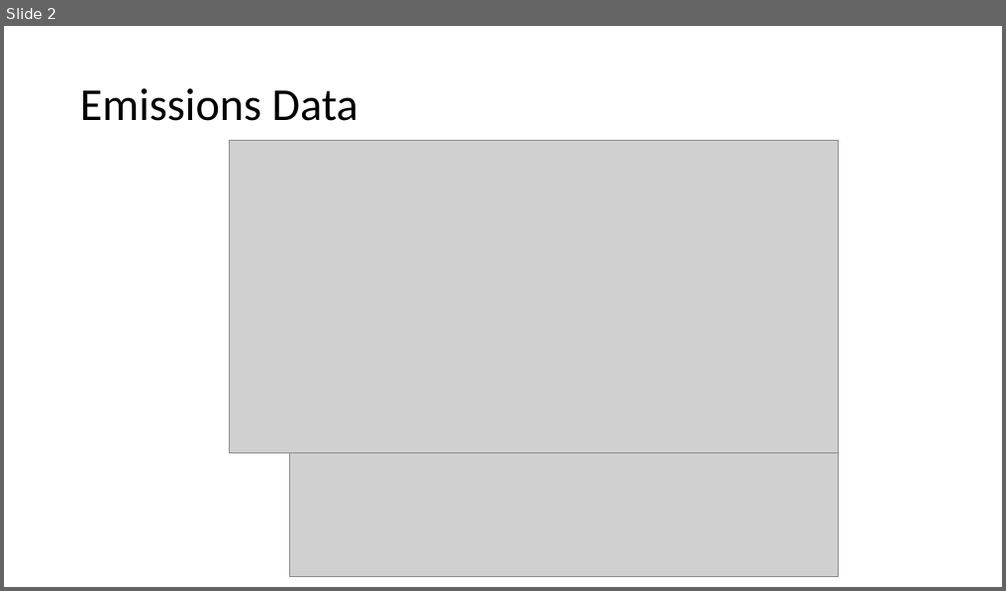
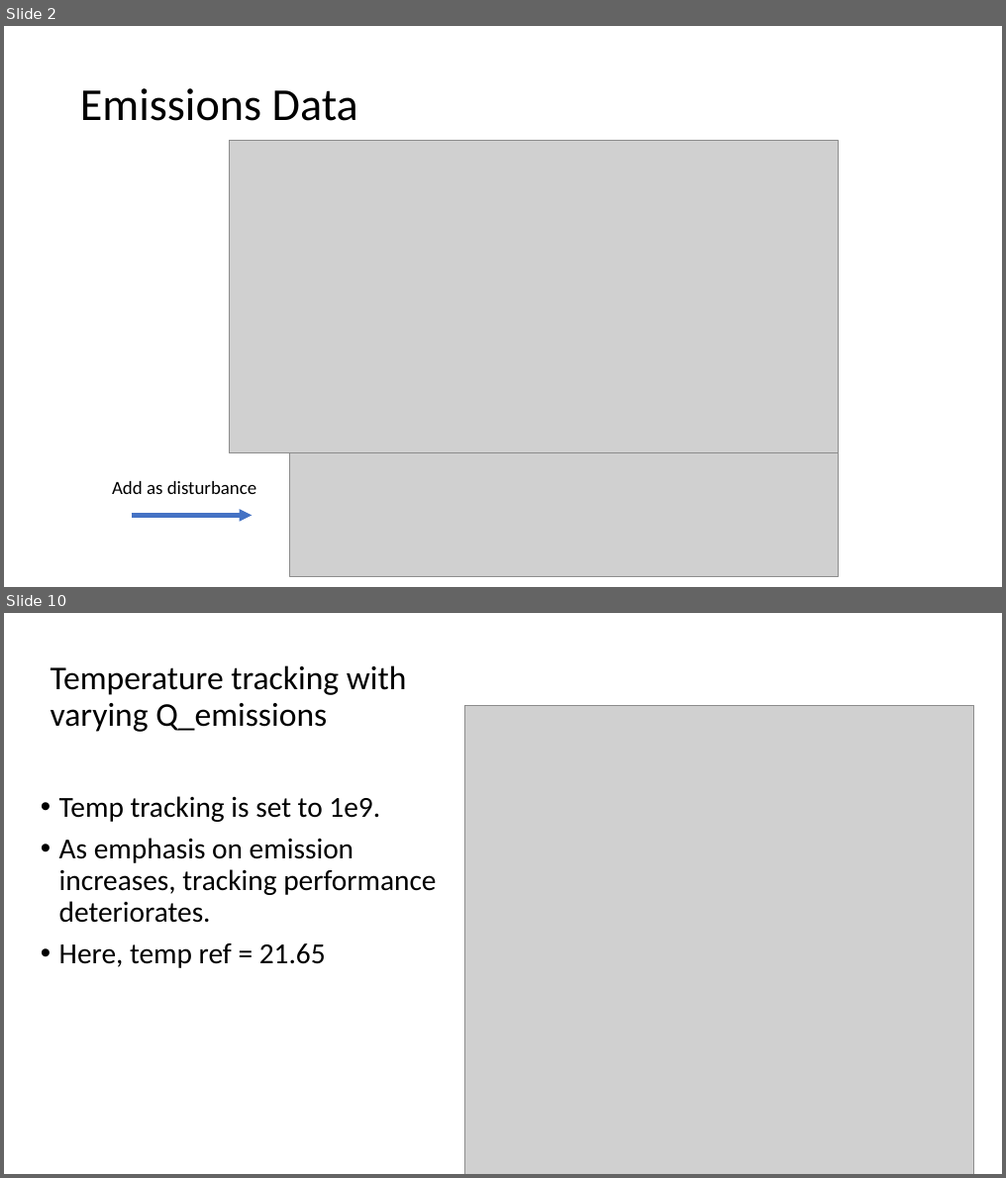
Before and after one commit to vijay092/lcdmpc, a slide deck: emissions.pptx. Shown one above the other, each under a label of ours: slide 2 before the commit, slides 2 and 10 after it; the slides between them are not shown. The pictures are 1006x591 and 1006x1178 pixels, drawn with LibreOffice and Linux fonts; fonts in the diff are those of the drawing; grey boxes stand for pictures. Boxes give left, top, right and bottom in pixels: in the first picture for what was removed or moved away, otherwise in the second. Text is boxed around its words. In the diff, an @@ line names an element or a change of style, - is before the commit and + after.

```diff
--- a/emissions.pptx
+++ b/emissions.pptx
@@ slide 10 added at (4, 613, 1002, 1174), background #FFFFFF @@
@@ title added at (51, 665, 407, 732), 32 pt, text #000000 @@
+Temperature tracking with varying Q_emissions
@@ picture added at (465, 705, 974, 1174) @@
@@ text added at (59, 796, 436, 968), 28 pt, text #000000 @@
+• Temp tracking is set to 1e9.
+• As emphasis on emission increases, tracking performance deteriorates.
+• Here, temp ref = 21.65
@@ slide 2 changed as well @@
@@ text added at (112, 481, 256, 494), 18 pt, text #000000 @@
+Add as disturbance
@@ arrow added from (132, 516) to (252, 516), #4472C4 4 pt @@
```
Also in this commit, not shown: 13 other slides added, 2 slides removed, 6 other files.
